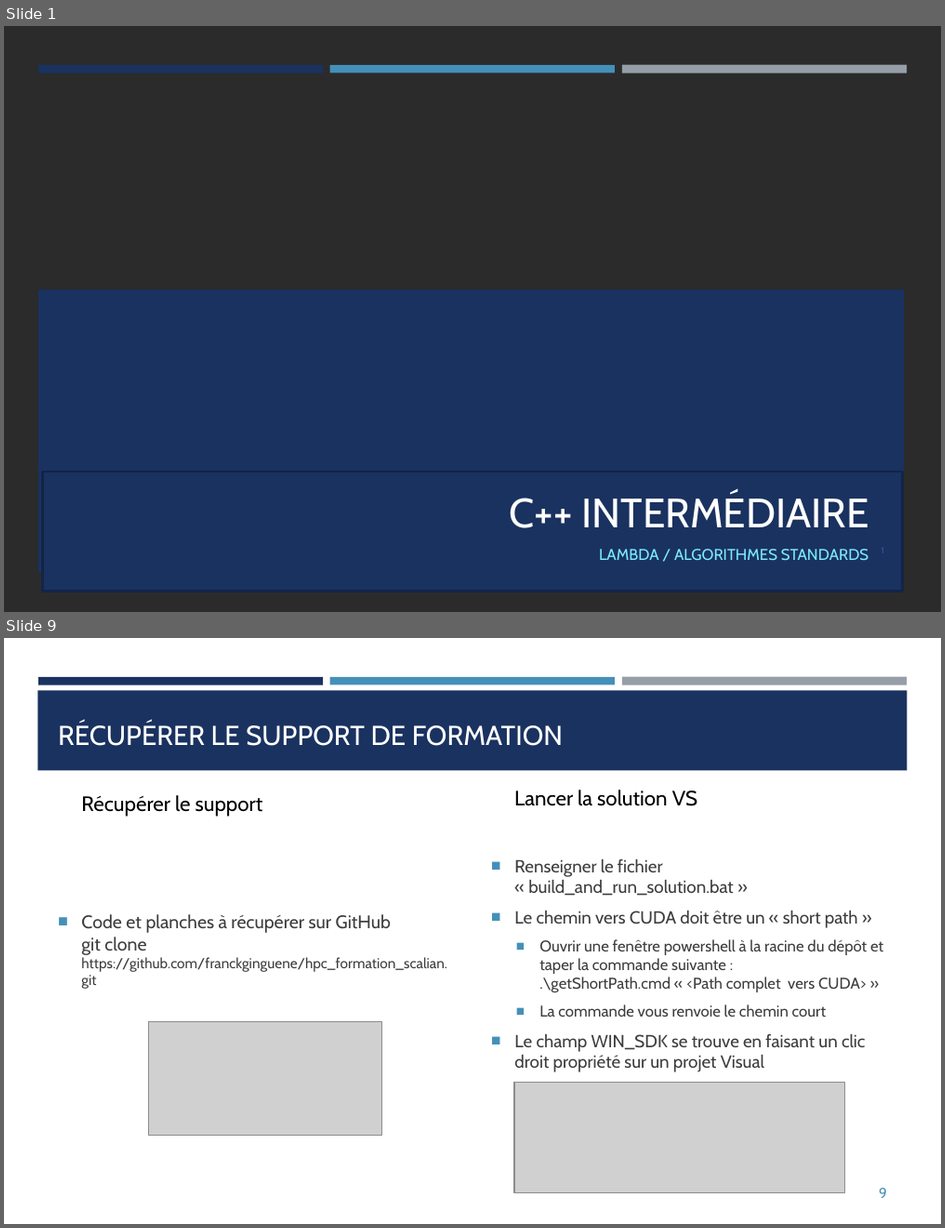
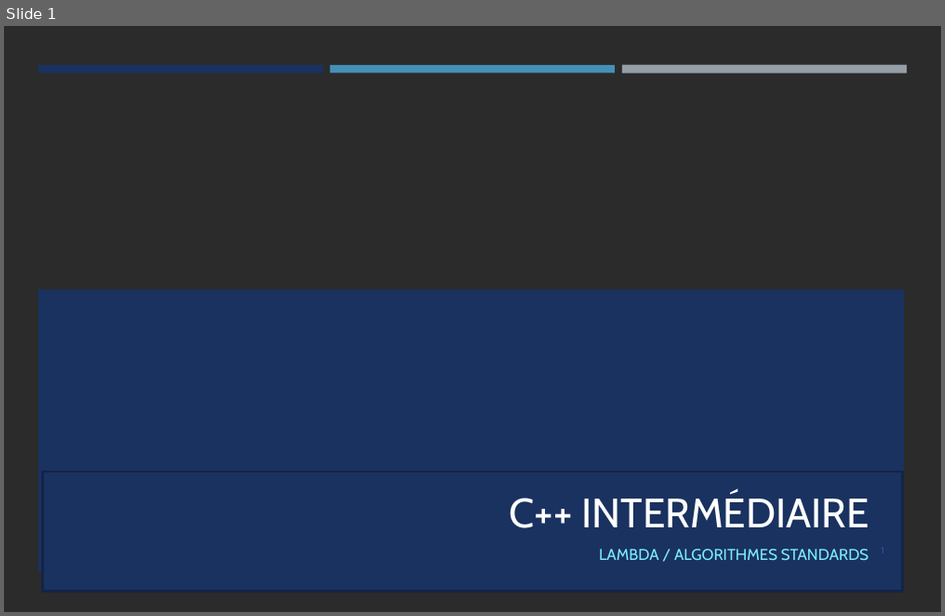
Before and after one commit to franckginguene/cpp_scalian, a slide deck: diapos/CPP_matin.pptx. Shown one above the other, each under a label of ours: slides 1 and 9 before the commit, slide 1 after it; the slides between them are not shown. The pictures are 945x1228 and 945x616 pixels, drawn with LibreOffice and Linux fonts; fonts in the diff are those of the drawing; grey boxes stand for pictures; background and template pictures are left out; a plain dark background stands for a picture behind light text. Boxes give left, top, right and bottom in pixels: in the first picture for what was removed or moved away, otherwise in the second. Text is boxed around its words. In the diff, an @@ line names an element or a change of style, - is before the commit and + after.

```diff
--- a/diapos/CPP_matin.pptx
+++ b/diapos/CPP_matin.pptx
@@ slide 9 removed at (4,638,941,1224), background #FFFFFF; not listed: 3 template elements that a slide beside it also shows @@
@@ rectangle removed at (37,690,908,770) @@
@@ title removed at (58,722,563,746) @@
-RÉCUPÉRER LE SUPPORT DE FORMATION
@@ text removed at (81,795,263,817) @@
-Récupérer le support
@@ text removed at (515,790,698,806) @@
-Lancer la solution VS
@@ text removed at (515,859,884,1072) @@
-■ Renseigner le fichier
-  « build_and_run_solution.bat »
-■ Le chemin vers CUDA doit être un « short path »
-  ■ Ouvrir une fenêtre powershell à la racine du dépôt et taper la commande suivante :
-    .\getShortPath.cmd « <Path complet vers CUDA> »
-  ■ La commande vous renvoie le chemin court
-■ Le champ WIN_SDK se trouve en faisant un clic droit propriété sur un projet Visual
@@ text removed at (81,914,448,989) @@
-■ Code et planches à récupérer sur GitHub
-  git clone https://github.com/franckginguene/hpc_formation_scalian.git
@@ picture removed at (148,1021,382,1136) @@
@@ picture removed at (515,1083,846,1193) @@
@@ page number removed at (879,1188,888,1198) @@
-9
```
Also in this commit, not shown: 3 slides changed, 24 slides added, 5 other slides removed, 1 other file.
